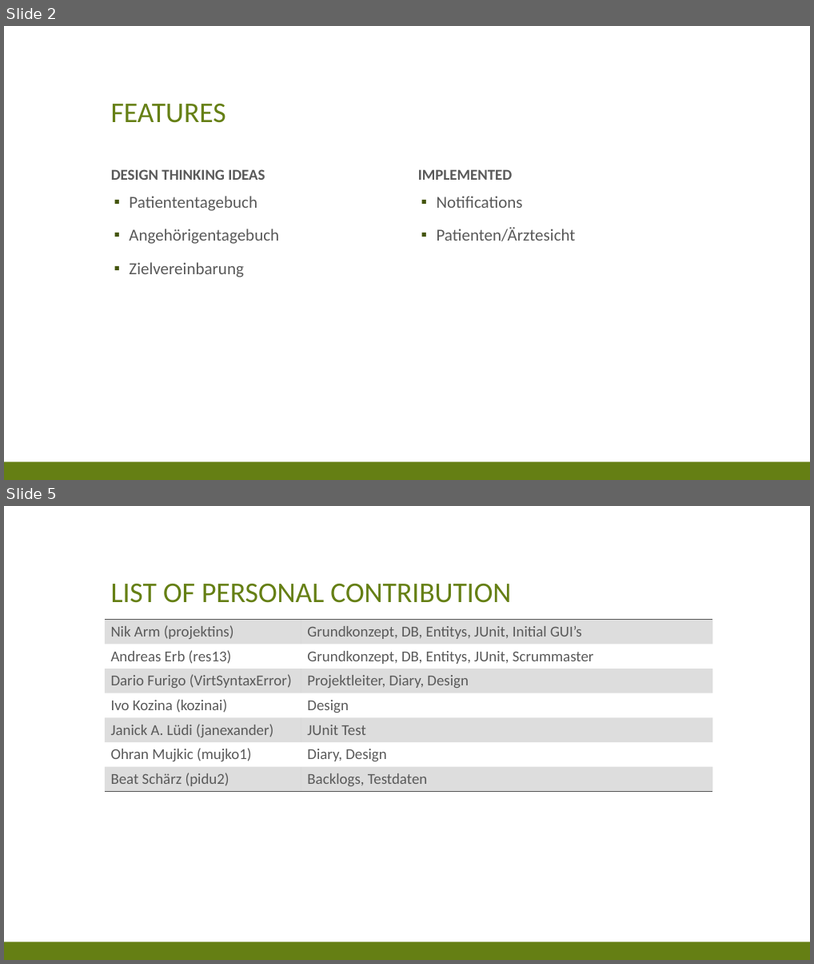
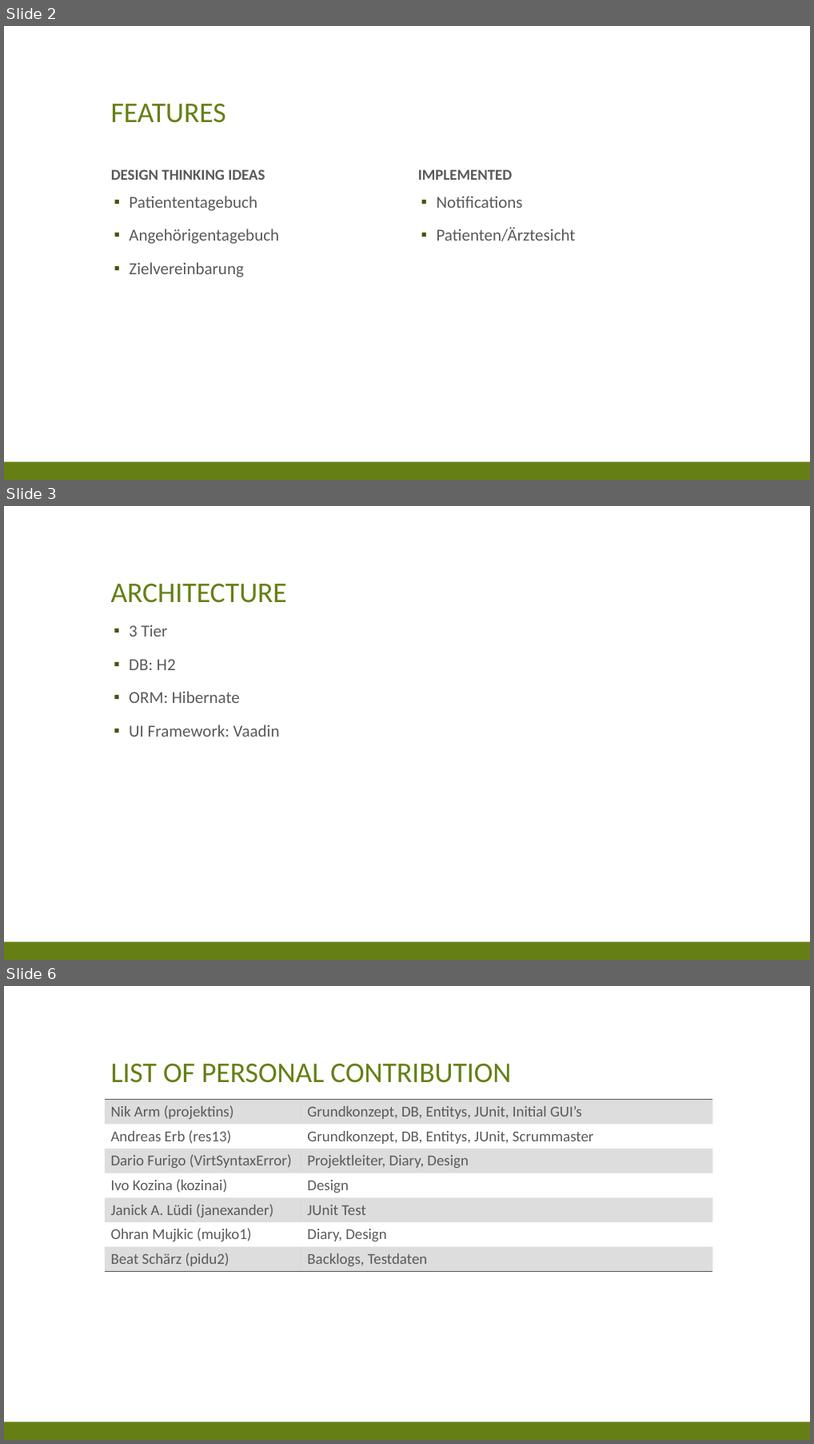
Before and after one commit to res13/ch.bfh.bti7081.s2018.white, a slide deck: doc/task09/FinalPresentation.pptx. Shown one above the other, each under a label of ours: slides 2 and 5 before the commit, slides 2, 3 and 6 after it; the slides between them are not shown. The pictures are 814x964 and 814x1444 pixels, drawn with LibreOffice and Linux fonts; fonts in the diff are those of the drawing. Boxes give left, top, right and bottom in pixels: in the first picture for what was removed or moved away, otherwise in the second. Text is boxed around its words. In the diff, an @@ line names an element or a change of style, - is before the commit and + after.

```diff
--- a/doc/task09/FinalPresentation.pptx
+++ b/doc/task09/FinalPresentation.pptx
@@ slide 3 added at (x1=4, y1=506, x2=810, y2=960), background #FFFFFF; not listed: 1 template element that a slide beside it also shows @@
@@ title added at (x1=111, y1=584, x2=287, y2=603), 34 pt, text #657F14 @@
+ARCHITECTURE
@@ text added at (x1=129, y1=624, x2=280, y2=736), 20 pt, text #595959 @@
+▪ 3 Tier
+▪ DB: H2
+▪ ORM: Hibernate
+▪ UI Framework: Vaadin
@@ what was slide 5 is now slide 6 @@
```
Also in this commit, not shown: 2 other slides added, 2 slides removed.
